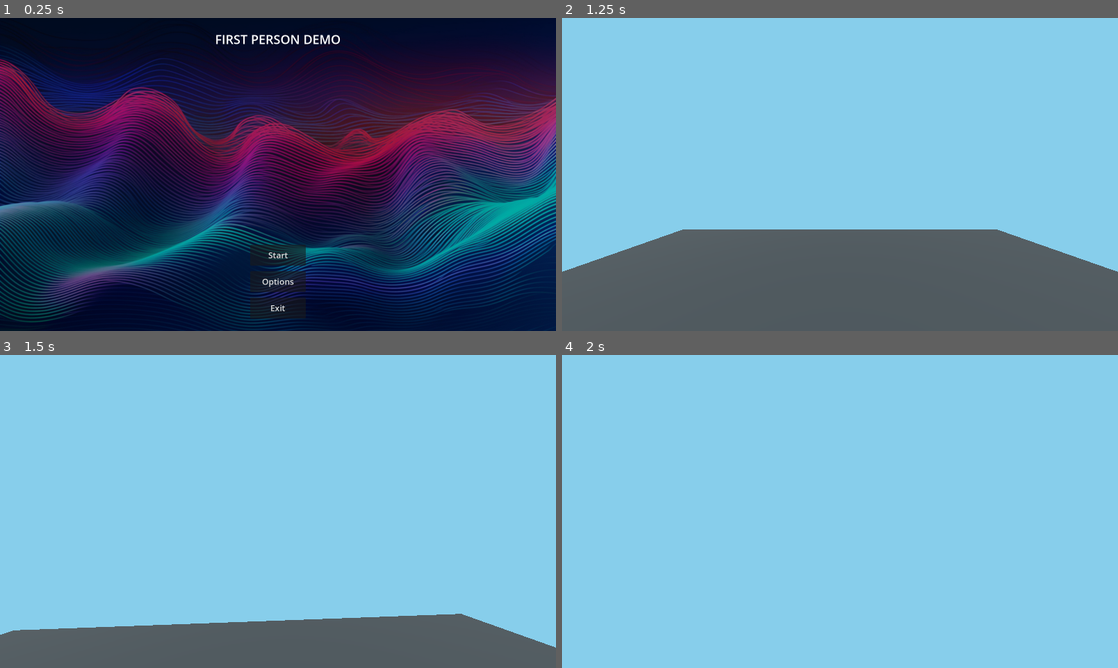
Above: before the commit, frames 1-4 (two rows, left to right).
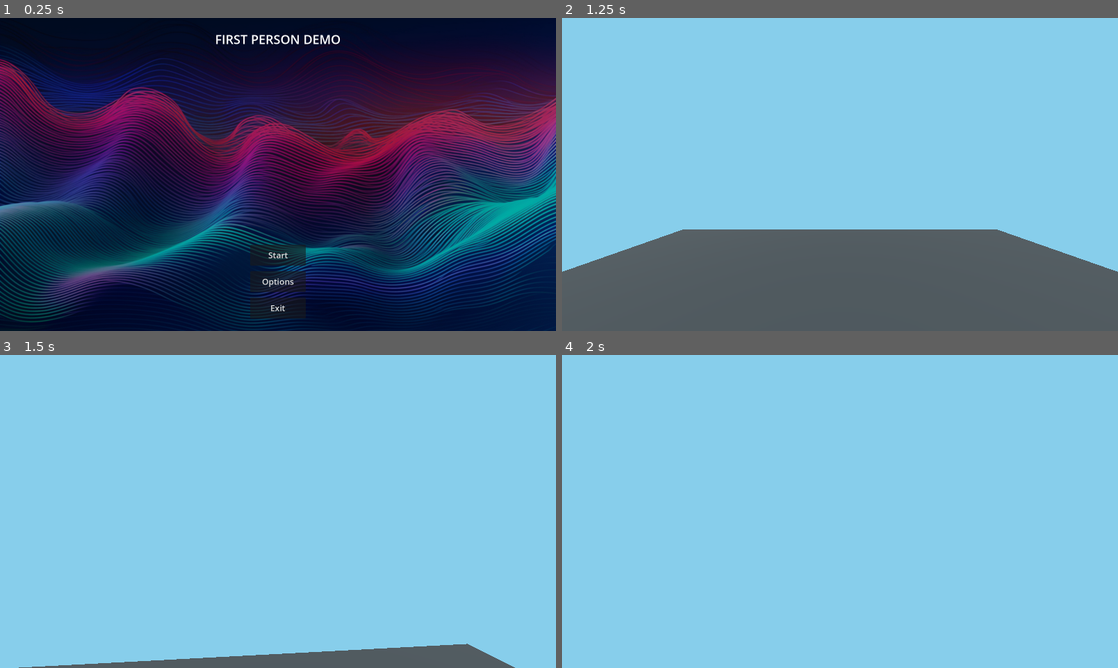
Above: after the commit, the same moments.

Repository: duckenclaw/FPS-demo
Game: Godot game, scene res://scenes/menu.tscn
The game is run twice, just before and just after one commit, with the same random seed, the same clock (stepped at 60 frames per second) and the same inputs.
Inputs (mouse positions are in pixels of both pictures, inside the frame that each line leads up to):
- Up to frame 1 (0.25 s): no input
- Up to frame 2 (1.25 s): click "Start" at 0.5 s
- Up to frame 3 (1.5 s): tap Enter at 1.25 s; move the mouse to (305, 511) at 1.27 s; hold W (Forwards) from 1.28 s (still down); tap Space (Jump) at 1.35 s
- Up to frame 4 (2 s): keep holding W (Forwards); tap Space (Jump) at 1.52, 1.82 s

Frames 1-2 are identical in both runs. In frame 3, 11% of the frame differs, in the area x 0-100%, y 82-100%; in frame 4, nothing differs.

Commit message:
fixed screen shake bugs

Diff:
--- a/scenes/player.tscn
+++ b/scenes/player.tscn
@@ -1,6 +1,8 @@
-[gd_scene load_steps=7 format=3 uid="uid://dl28g653atb6k"]
+[gd_scene load_steps=8 format=3 uid="uid://dl28g653atb6k"]
 
 [ext_resource type="Script" path="res://scripts/player.gd" id="1_x0crq"]
+
+[sub_resource type="FastNoiseLite" id="FastNoiseLite_3yqy3"]
 
 [sub_resource type="CapsuleShape3D" id="CapsuleShape3D_5qotw"]
 
@@ -132,6 +134,7 @@
 
 [node name="Player" type="CharacterBody3D"]
 script = ExtResource("1_x0crq")
+CameraShake_Noise = SubResource("FastNoiseLite_3yqy3")
 
 [node name="CollisionShape3D" type="CollisionShape3D" parent="."]
 transform = Transform3D(1, 0, 0, 0, 1, 0, 0, 0, 1, 2.08165e-12, 1, 2.08165e-12)
--- a/scripts/player.gd
+++ b/scripts/player.gd
@@ -4,10 +4,10 @@
 @onready var anim_player: AnimationPlayer = $AnimationPlayer
 
 const MAX_HP: int = 100
-const SPEED:float = 5.0
-const SPRINT_SPEED:float = 7.0
-const JUMP_VELOCITY:float = 4.5
-const MOUSE_SENSITIVITY:float = 0.05
+const SPEED: float = 5.0
+const SPRINT_SPEED: float = 7.0
+const JUMP_VELOCITY: float = 4.5
+const MOUSE_SENSITIVITY: float = 0.05
 
 const DASH_SPEED: float = 15.0
 const DASH_DURATION: float = 0.3  # How long the dash lasts
@@ -96,11 +96,15 @@
 
 	# Apply camera shake
 	if cameraShake_Position.length() > 0.0001:
-		var noise : Vector3 = (Vector3(CameraShake_Noise.get_noise_1d(timeSinceStarted), CameraShake_Noise.get_noise_1d(timeSinceStarted + 1000), CameraShake_Noise.get_noise_1d(timeSinceStarted + 2000)) * CameraShake_NoiseStrength) * (cameraShake_Position.length() / CameraShake_MaxPower)
+		var noise = (Vector3(CameraShake_Noise.get_noise_1d(timeSinceStarted), CameraShake_Noise.get_noise_1d(timeSinceStarted + 1000), CameraShake_Noise.get_noise_1d(timeSinceStarted + 2000)) * CameraShake_NoiseStrength) * (cameraShake_Position.length() / CameraShake_MaxPower)
 		firstPersonCamera.position = firstPersonCamera.position.lerp(cameraShake_Position + noise, float(delta) * CameraShake_BlendSpeed)
 		cameraShake_Position = cameraShake_Position.lerp(Vector3.ZERO, delta * CameraShake_ReturnStrength)
 	else:
 		firstPersonCamera.position = Vector3.ZERO
+
+	if Input.is_action_just_pressed("Jump") and is_on_floor():
+		velocity.y = JUMP_VELOCITY
+		ImpulseCamera(Vector3.UP, CameraShake_JumpingStrength);
 
 	# Add gravity
 	if not is_on_floor():
@@ -124,6 +128,13 @@
 		var stepBounce: float = (EaseInOutSine(-1.0, 1.0, timeSinceStarted * stepSpeed * 2.0 + 0.2) * -1.0) * WalkingSway_MaxSwayHandsHeight
 
 		firstPersonCamera.position.y += (EaseInOutSine(-1.0, 1.0, timeSinceStarted * stepSpeed * 2.0 + 0.2) * -1.0) * WalkingSway_MaxSwayCameraHeight
+
+	# Handle dash cooldown
+	if dash_uses < 2:
+		dash_cooldown_timer -= delta
+		if dash_cooldown_timer <= 0.0:
+			dash_cooldown_timer = DASH_COOLDOWN
+			dash_uses += 1
 
 	# Handle dash logic
 	if is_dashing:
